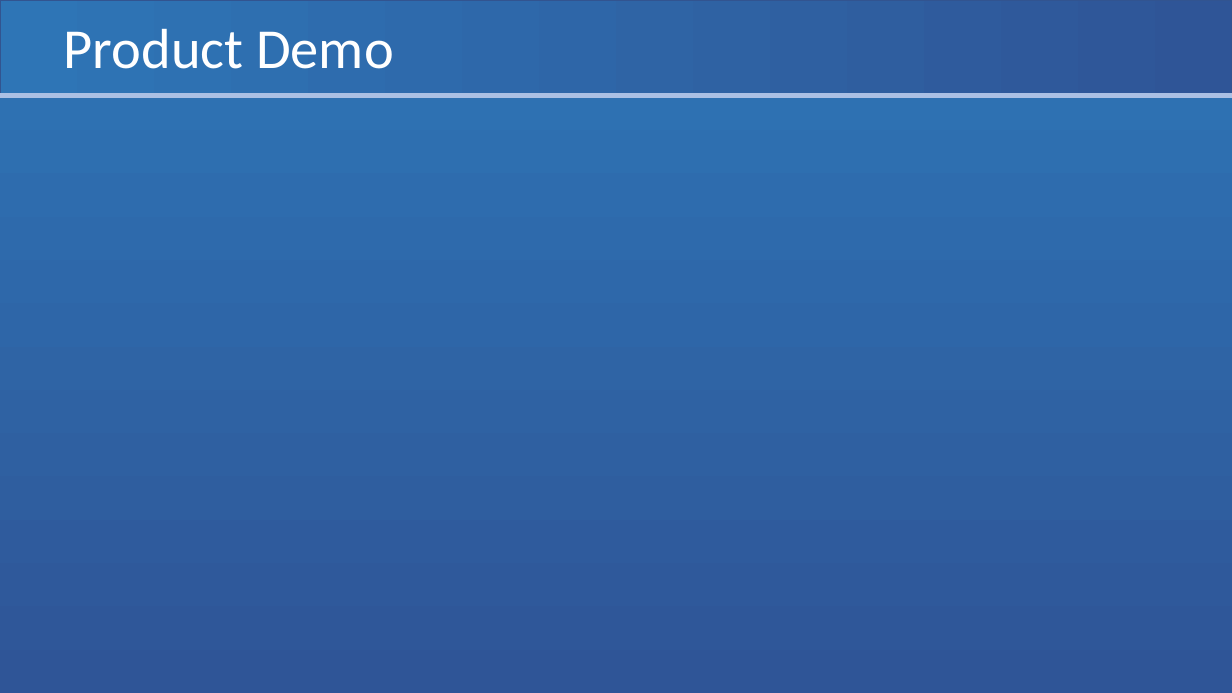
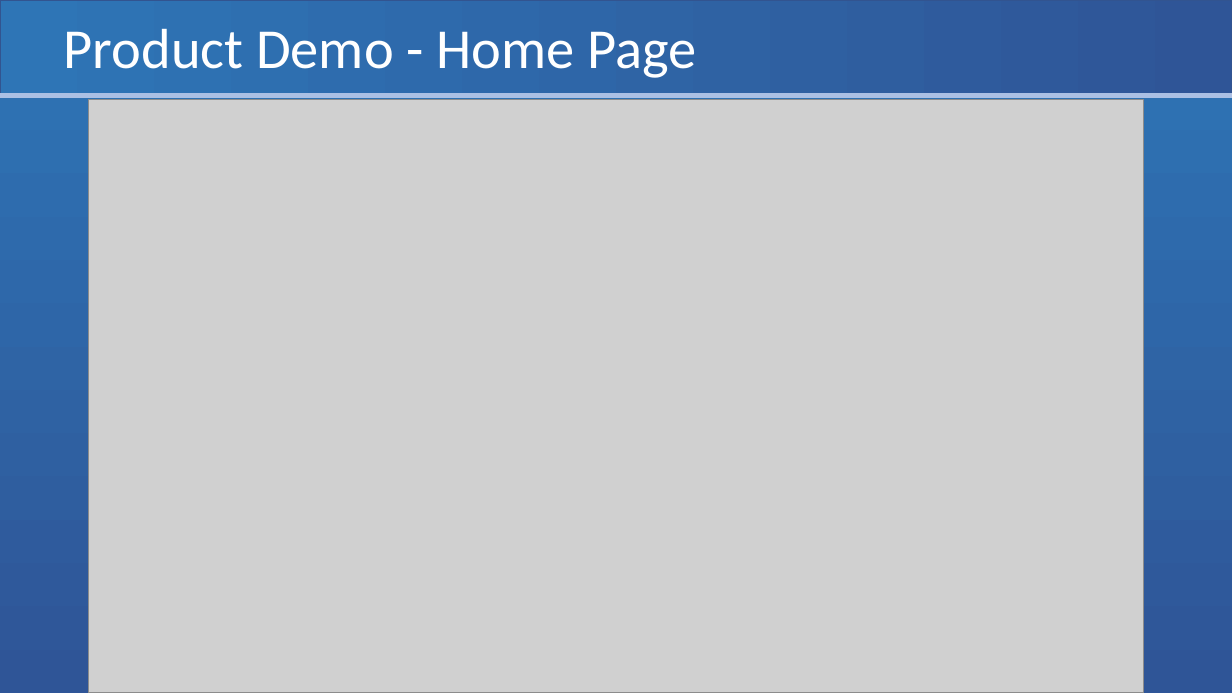
Before and after one commit to Eyo123/ISAD251REF, a slide deck: slide 7 of Documents/Presentations/PRCO204 Group Presentation 2.pptx (slide 5 before the commit). Drawn at 1232x693 pixels with LibreOffice and Linux fonts; fonts in the diff are those of the drawing; grey boxes stand for pictures. Boxes give left, top, right and bottom in pixels: in the first picture for what was removed or moved away, otherwise in the second. Text is boxed around its words. In the diff, an @@ line names an element or a change of style, - is before the commit and + after.

```diff
--- a/Documents/Presentations/PRCO204 Group Presentation 2.pptx
+++ b/Documents/Presentations/PRCO204 Group Presentation 2.pptx
@@ title at [64,28,696,78]: text changed @@
-Product Demo
+Product Demo - Home Page
@@ picture added at [89,100,1143,693] @@
```
Also in this commit, not shown: 1 other slide changed, 11 slides added.
